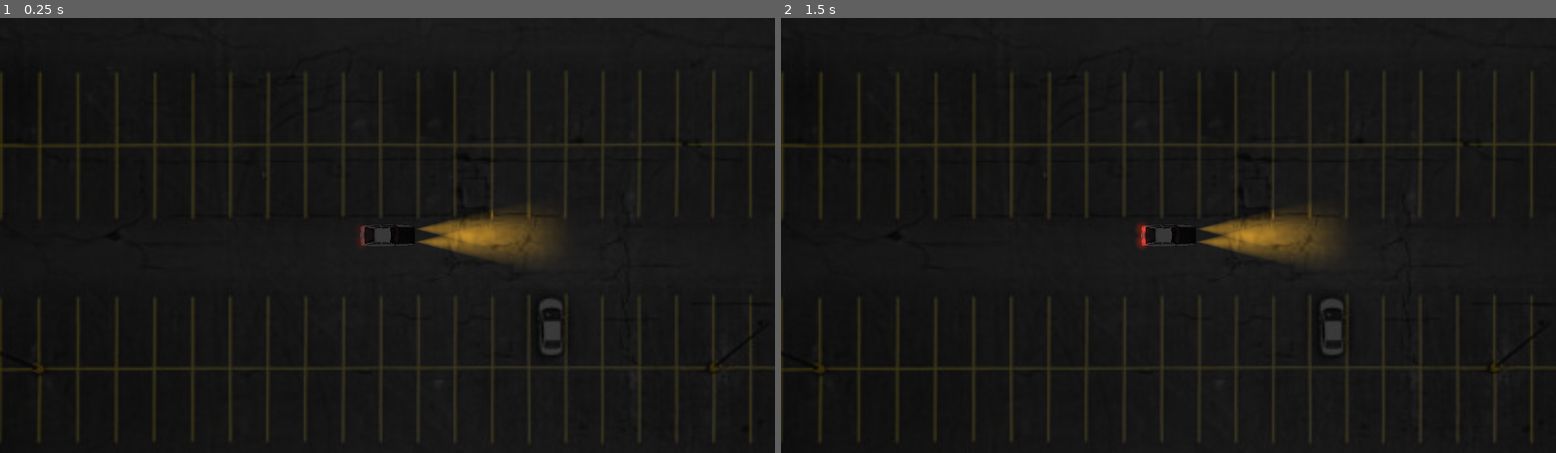
Above: before the commit, frames 1-2 (left to right).
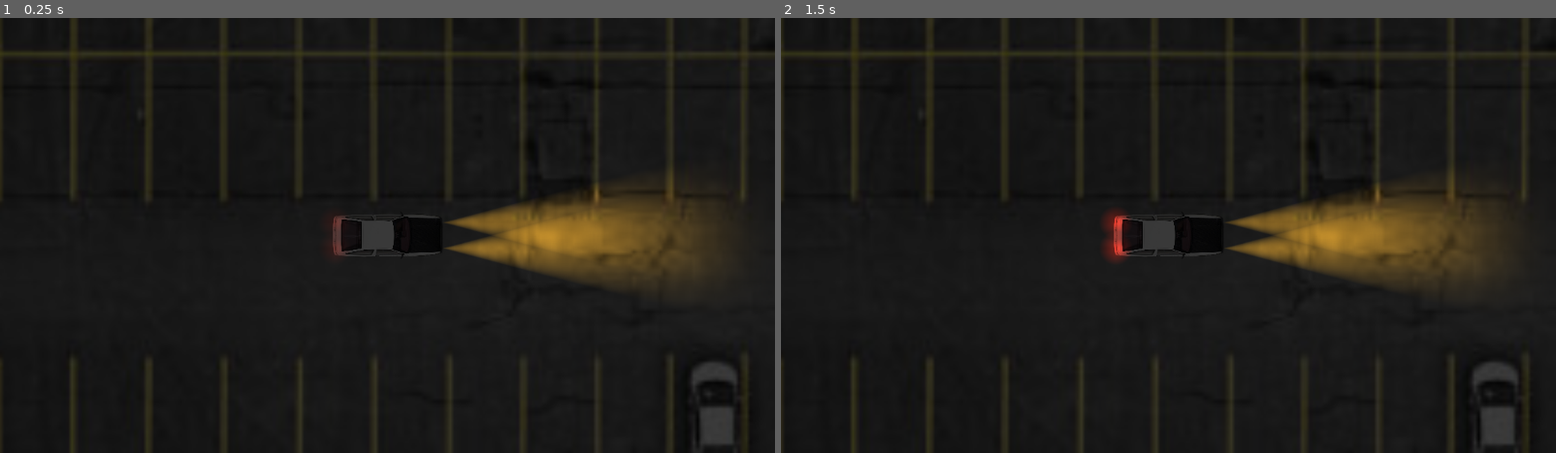
Above: after the commit, the same moments.

Repository: stndaru/initial-tune
Game: Godot game, scene res://scenes/race/TestBed.tscn
Same seed, same stepped clock (60 frames per second), same inputs: the game is played once before the commit and once after it. The project has no main scene, so this scene is started directly.
Inputs:
- Up to frame 1 (0.25 s): no input
- Up to frame 2 (1.5 s): tap Enter at 0.5 s; hold Right (ui_right) 0.53-1.28 s; tap Space at 1.25 s; hold Down (ui_down) from 1.28 s (still down)

The runs differ from the first frame. In frame 1, 11% of the frame differs, in the area x 0-100%, y 0-100%; in frame 2, 11%.

Commit message:
Refactor some part of car code

Diff:
--- a/scenes/car/Car.tscn
+++ b/scenes/car/Car.tscn
@@ -17,7 +17,6 @@
 script = ExtResource("1_v1jwd")
 
 [node name="Camera2D" type="Camera2D" parent="CarBody"]
-zoom = Vector2(0.5, 0.5)
 
 [node name="BrakeLamp" type="Node2D" parent="CarBody"]
 script = ExtResource("2_v7xf7")
--- a/scenes/car/CharacterBody2D.gd
+++ b/scenes/car/CharacterBody2D.gd
@@ -17,7 +17,7 @@
 var gear = 0
 var gear_index = 1
 var gear_shift = ["R" ,"N" ,1 ,2 ,3 ,4 ,5]
-var gear_ratio = [-3, 0, 3.2, 1.9, 1.2, 0.86, 0.75]
+var gear_ratio = [-2.8, 0, 3.2, 1.9, 1.2, 0.86, 0.75]
 var gear_effectivity = 0
 var final_drive_ratio = 4.6
 
@@ -90,6 +90,7 @@
 		process_gear()
 
 func _physics_process(delta):
+	debug_print()
 	acceleration = Vector2.ZERO
 	counter_force = Vector2.ZERO
 	get_input()
@@ -243,13 +244,13 @@
 func debug_print():
 	print("TORQUE:", snapped(torque, 0.01), \
 			" RPM:", snapped(rpm, 0.01), " SPEED:", snapped(velocity.length(),0.01), \
-			" GEAR:", gear, \
-			" || ", \
-			" STRWGT:", steering_weight-3, \
+			" GEAR:", gear) #, \
+			#" || ", \
+			#" STRWGT:", steering_weight-3, \
 			#" LOGVEL:", log(velocity.length()), \
-			" TURN:", turn, \
-			" STRANG:", steer_angle, \
-			" ASD:", steering_angle-(steering_angle*(steering_weight-3)*1.2) )
+			#" TURN:", turn, \
+			#" STRANG:", steer_angle, \
+			#" ASD:", steering_angle-(steering_angle*(steering_weight-3)*1.2) )
 			#" GAS:", gas, \
 			#" GEARODX:", gear_index, \
 			#" NEWHEAD:", snapped(new_heading, 0.01), \
--- a/scenes/race/TestBed.tscn
+++ b/scenes/race/TestBed.tscn
@@ -38,7 +38,6 @@
 [node name="Car" parent="." instance=ExtResource("2_nvm56")]
 
 [node name="Lamps" type="Node2D" parent="."]
-visible = false
 
 [node name="StaticBody2D" type="StaticBody2D" parent="Lamps"]
 position = Vector2(-1040, 395)
